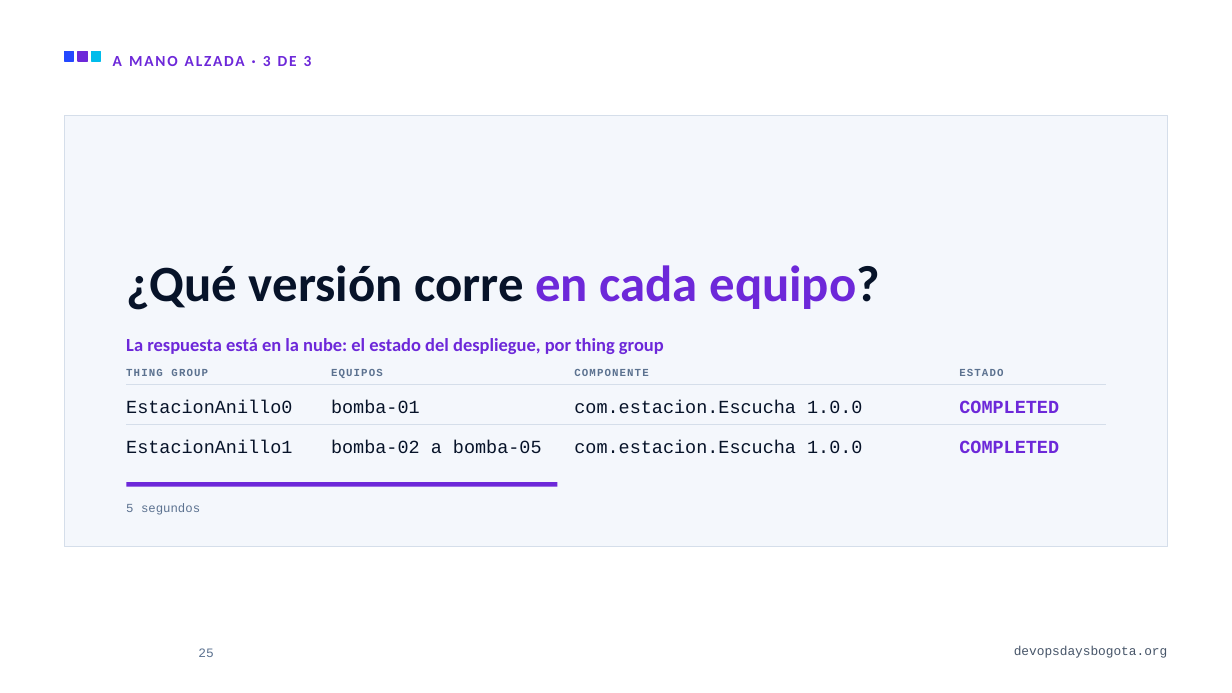
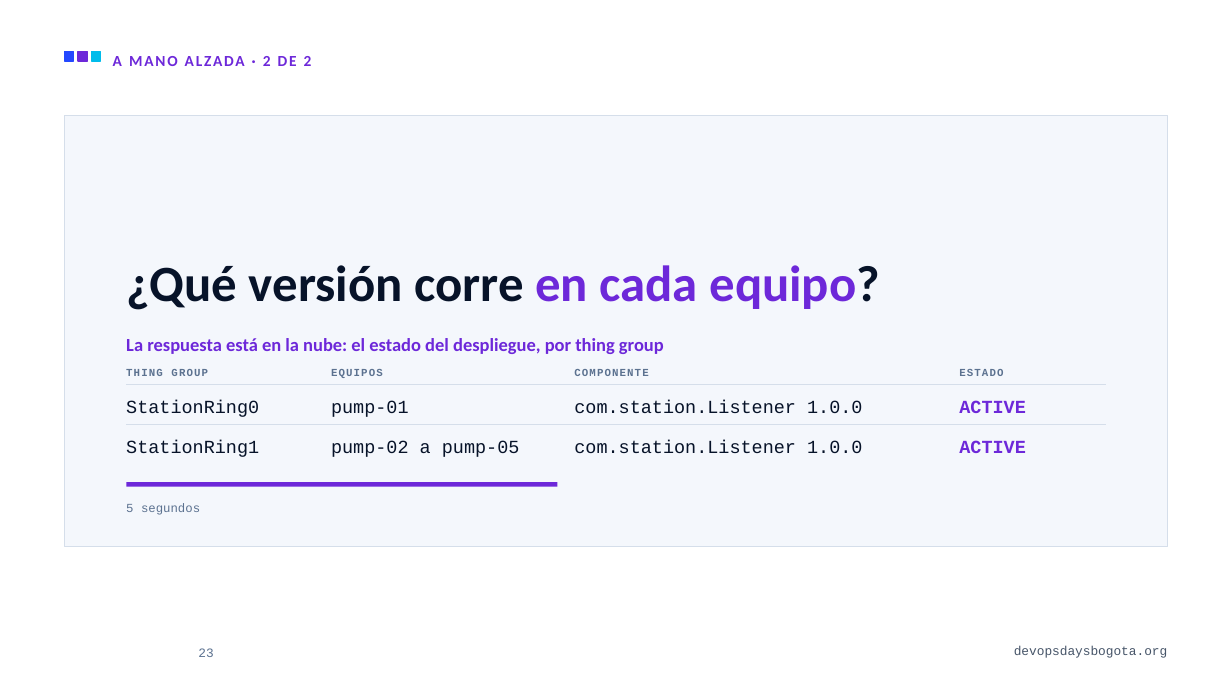
Before and after one commit to alejandro945/mlops-a-ciegas, a slide deck: slide 23 of talk/MLOps-a-ciegas-DevOpsDays-Bogota-2026.pptx (slide 25 before the commit). Drawn at 1232x693 pixels with LibreOffice and Linux fonts; fonts in the diff are those of the drawing; background and template pictures are left out. Boxes give left, top, right and bottom in pixels: in the first picture for what was removed or moved away, otherwise in the second. Text is boxed around its words. In the diff, an @@ line names an element or a change of style, - is before the commit and + after.

```diff
--- a/talk/MLOps-a-ciegas-DevOpsDays-Bogota-2026.pptx
+++ b/talk/MLOps-a-ciegas-DevOpsDays-Bogota-2026.pptx
@@ text at bbox=[113, 56, 312, 66]: text changed @@
-A MANO ALZADA · 3 DE 3
+A MANO ALZADA · 2 DE 2
@@ text at bbox=[126, 400, 259, 417]: text changed @@
-EstacionAnillo0
+StationRing0
@@ text at bbox=[331, 400, 409, 417]: text changed @@
-bomba-01
+pump-01
@@ text at bbox=[574, 400, 862, 413]: text changed @@
-com.estacion.Escucha 1.0.0
+com.station.Listener 1.0.0
@@ text at bbox=[959, 400, 1025, 413]: text changed @@
-COMPLETED
+ACTIVE
@@ text at bbox=[126, 440, 259, 457]: text changed @@
-EstacionAnillo1
+StationRing1
@@ text at bbox=[331, 440, 520, 457]: text changed @@
-bomba-02 a bomba-05
+pump-02 a pump-05
@@ text at bbox=[574, 440, 862, 453]: text changed @@
-com.estacion.Escucha 1.0.0
+com.station.Listener 1.0.0
@@ text at bbox=[959, 440, 1025, 453]: text changed @@
-COMPLETED
+ACTIVE
@@ page number at bbox=[198, 648, 213, 657]: text changed @@
-25
+23
```
Also in this commit, not shown: 28 other slides changed, 1 slide added, 3 slides removed, 29 other files.
